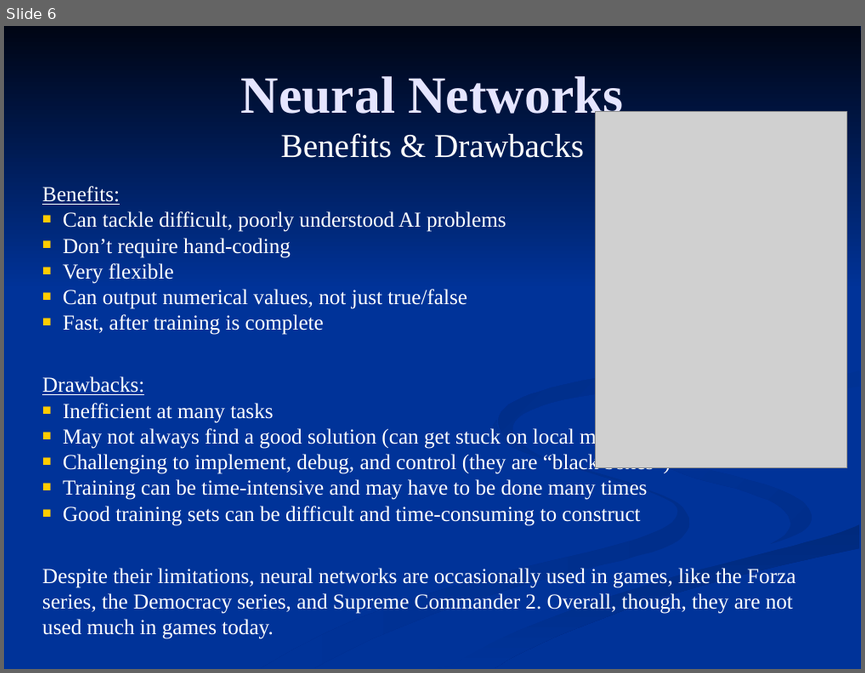
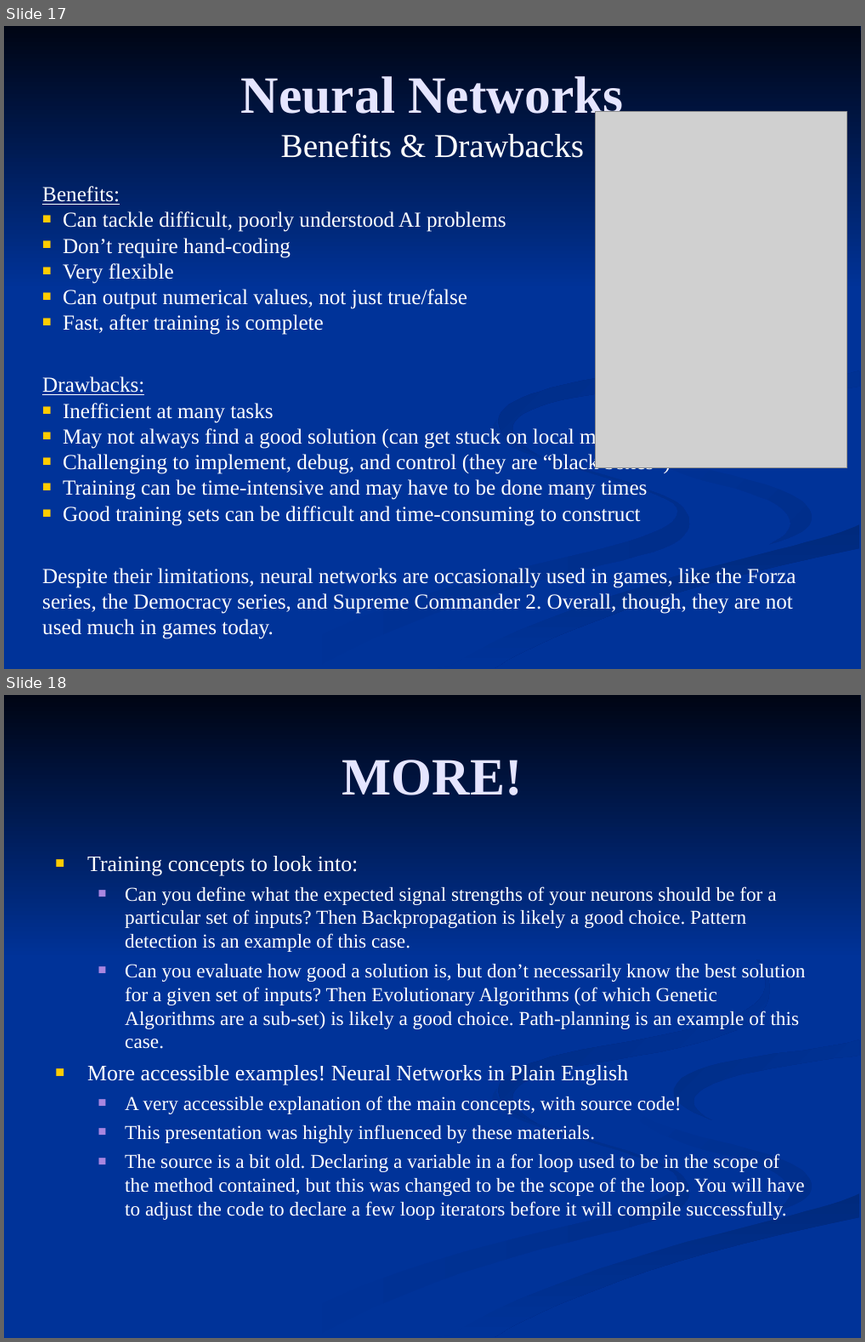
Before and after one commit to FleepyBeepy/Artificial-Intelligence, a slide deck: Lecture Slides/8.2 - Neural Networks.ppt. Shown one above the other, each under a label of ours: slide 6 before the commit, slides 17 and 18 after it. The pictures are 865x673 and 865x1342 pixels, drawn with LibreOffice and Linux fonts; fonts in the diff are those of the drawing; grey boxes stand for pictures. Boxes give left, top, right and bottom in pixels: in the first picture for what was removed or moved away, otherwise in the second. Text is boxed around its words. In the diff, an @@ line names an element or a change of style, - is before the commit and + after.

Commit message:
Updated Neural Network slides, hopefully easier to digest the concept.

```diff
--- a/Lecture Slides/8.2 - Neural Networks.ppt
+++ b/Lecture Slides/8.2 - Neural Networks.ppt
@@ slide 18 added at <box>4,695,861,1338</box>, background #003399; not listed: 7 template elements that a slide beside it also shows @@
@@ title added at <box>342,760,522,795</box>, 44 pt, text #E5E5FF, bold @@
+MORE!
@@ text added at <box>87,856,806,1219</box>, 16.6 pt, text #FFFFFF @@
+■ Training concepts to look into:
+  ■ Can you define what the expected signal strengths of your neurons should be for a particular set of inputs? Then Backpropagation is likely a good choice. Pattern detection is an example of this case.
+  ■ Can you evaluate how good a solution is, but don’t necessarily know the best solution for a given set of inputs? Then Evolutionary Algorithms (of which Genetic Algorithms are a sub-set) is likely a good choice. Path-planning is an example of this case.
+■ More accessible examples! Neural Networks in Plain English
+  ■ A very accessible explanation of the main concepts, with source code!
+  ■ This presentation was highly influenced by these materials.
+  ■ The source is a bit old. Declaring a variable in a for loop used to be in the scope of the method contained, but this was changed to be the scope of the loop. You will have to adjust the code to declare a few loop iterators before it will compile successfully.
@@ what was slide 6 is now slide 17 @@
```
Also in this commit, not shown: 3 other slides changed, 14 other slides added, 2 slides removed.
